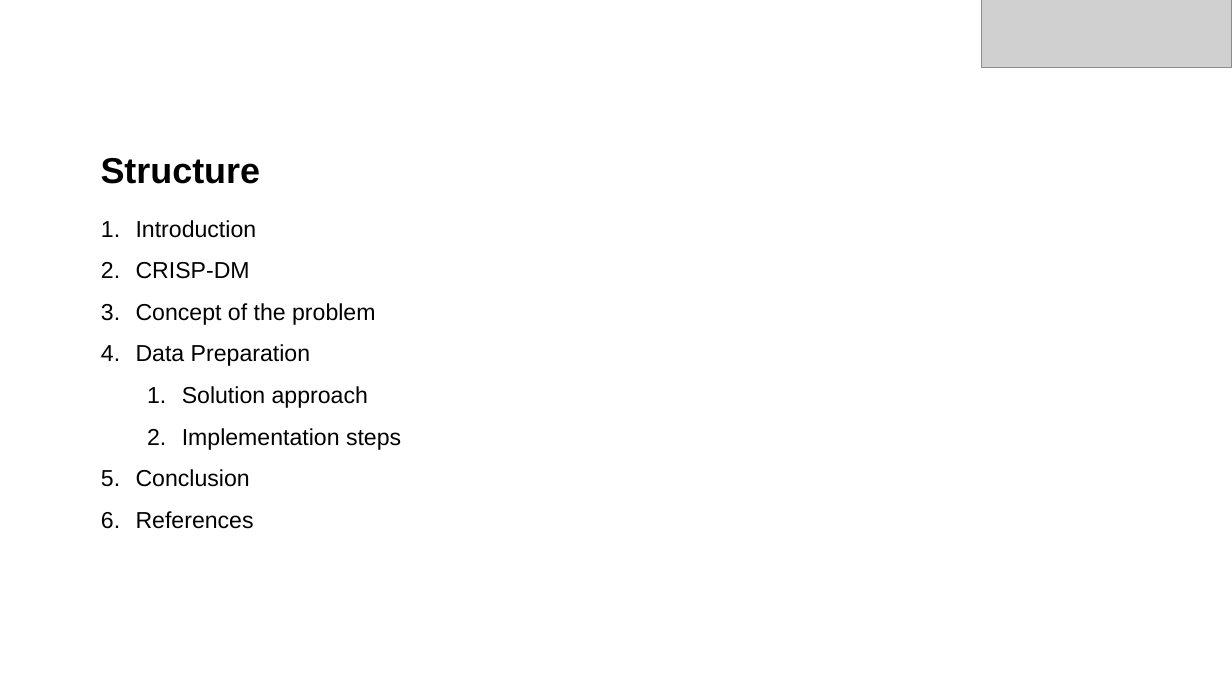
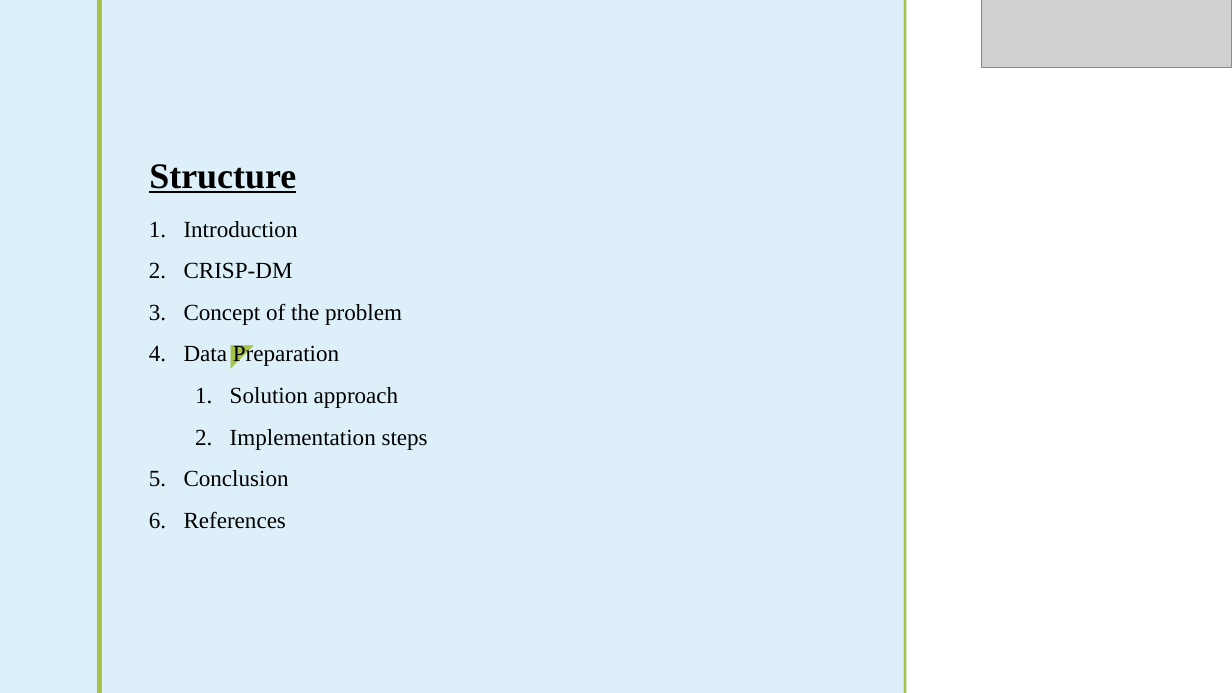
Before and after one commit to turoprophet/DAWA_DWH, a slide deck: slide 2 of DAWA.pptx. Drawn at 1232x693 pixels with LibreOffice and Linux fonts; fonts in the diff are those of the drawing; grey boxes stand for pictures; background and template pictures are left out. Boxes give left, top, right and bottom in pixels: in the first picture for what was removed or moved away, otherwise in the second. Text is boxed around its words. In the diff, an @@ line names an element or a change of style, - is before the commit and + after.

Commit message:
style changed
my text put inside

```diff
--- a/DAWA.pptx
+++ b/DAWA.pptx
@@ rectangle added at (x1=0, y1=0, x2=97, y2=693), fill #DBEFF9 @@
@@ rectangle added at (x1=97, y1=0, x2=102, y2=693), fill #A5C249 @@
@@ rectangle added at (x1=102, y1=0, x2=904, y2=693), fill #DBEFF9 at 92% opacity @@
@@ rectangle added at (x1=904, y1=0, x2=907, y2=693), fill #A5C249 @@
@@ title "Structure" at (x1=149, y1=164, x2=296, y2=193): font Arial to Times New Roman, underline on; alignment centre to right; vertical alignment bottom to top @@
@@ text "Introduction" moved from (x1=136, y1=220, x2=401, y2=529) to (x1=184, y1=221, x2=428, y2=529) @@
@@ text "Introduction" at (x1=184, y1=221, x2=428, y2=529): font Arial to Times New Roman @@
@@ text added at (x1=222, y1=330, x2=263, y2=376), 24 pt, text #A5C249 @@
+◤
```
Also in this commit, not shown: 10 other slides changed.
